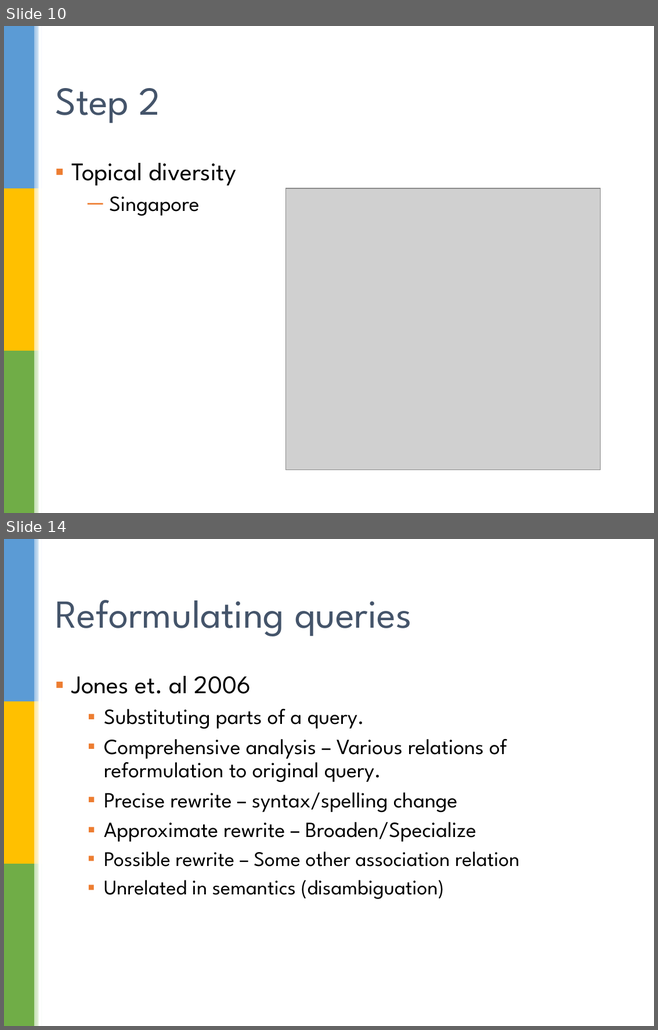
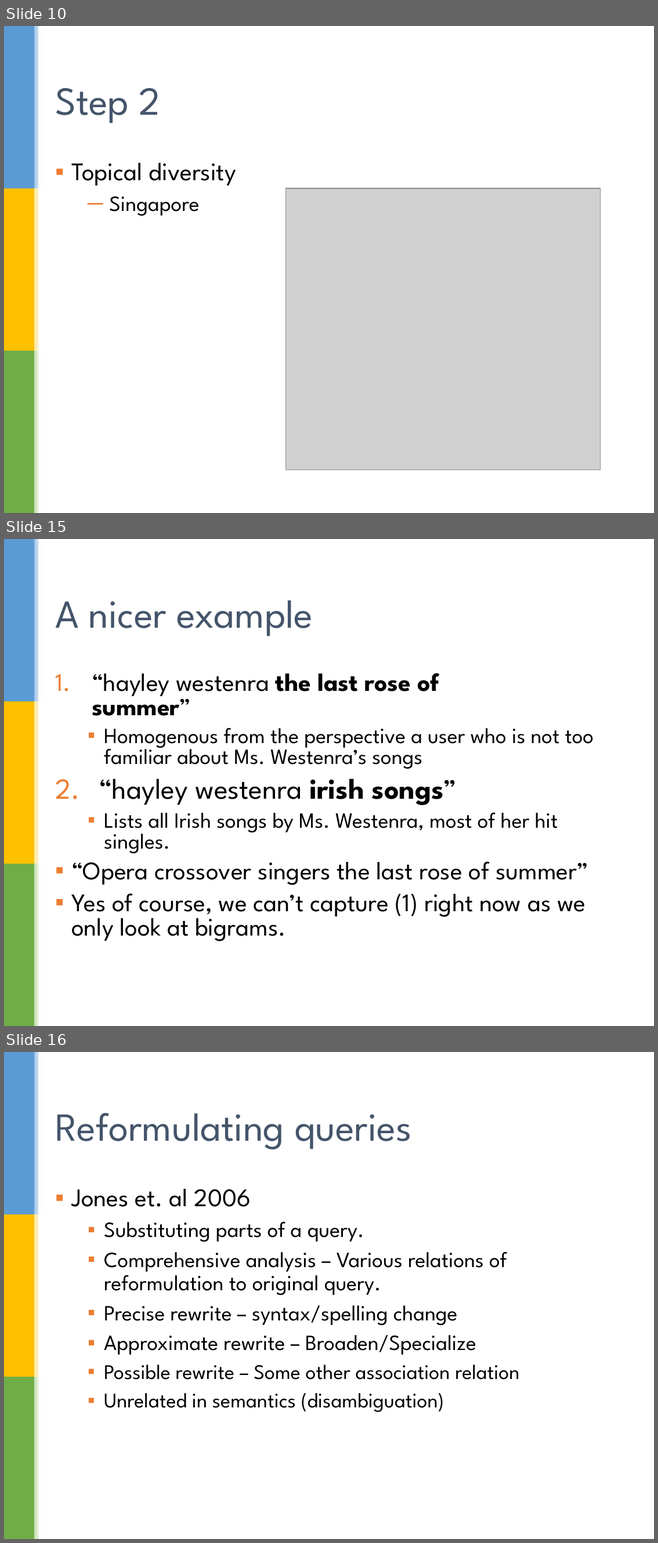
Before and after one commit to cmkumar87/CS5246Test, a slide deck: doc/Diversification_of _search_results_April_17.pptx. Shown one above the other, each under a label of ours: slides 10 and 14 before the commit, slides 10, 15 and 16 after it; the slides between them are not shown. The pictures are 658x1030 and 658x1543 pixels, drawn with LibreOffice and Linux fonts; fonts in the diff are those of the drawing; grey boxes stand for pictures; background and template pictures are left out. Boxes give left, top, right and bottom in pixels: in the first picture for what was removed or moved away, otherwise in the second. Text is boxed around its words. In the diff, an @@ line names an element or a change of style, - is before the commit and + after.

```diff
--- a/doc/Diversification_of _search_results_April_17.pptx
+++ b/doc/Diversification_of _search_results_April_17.pptx
@@ slide 15 added at [4, 539, 654, 1026], background picture (left out); not listed: 7 template elements that a slide beside it also shows @@
@@ title added at [55, 600, 313, 636], 44 pt, text #44546A @@
+A nicer example
@@ text added at [71, 673, 593, 942], 28 pt, text #000000 @@
+1. “hayley westenra the last rose of summer”
+  ▪ Homogenous from the perspective a user who is not too familiar about Ms. Westenra’s songs
+2. “hayley westenra irish songs”
+  ▪ Lists all Irish songs by Ms. Westenra, most of her hit singles.
+▪ “Opera crossover singers the last rose of summer”
+▪ Yes of course, we can’t capture (1) right now as we only look at bigrams.
@@ what was slide 14 is now slide 16 @@
```
Also in this commit, not shown: 6 slides changed, 1 slide removed.
